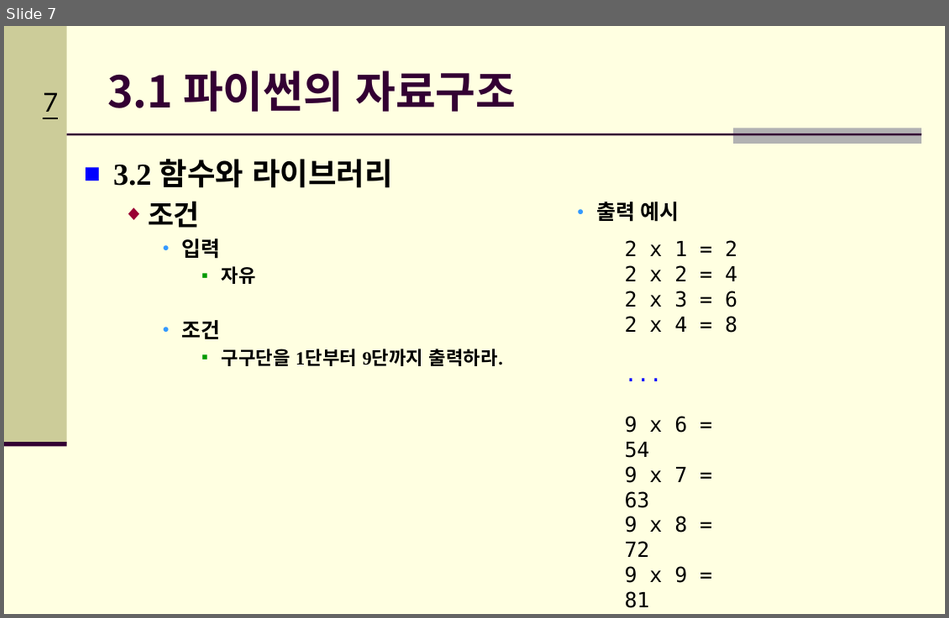
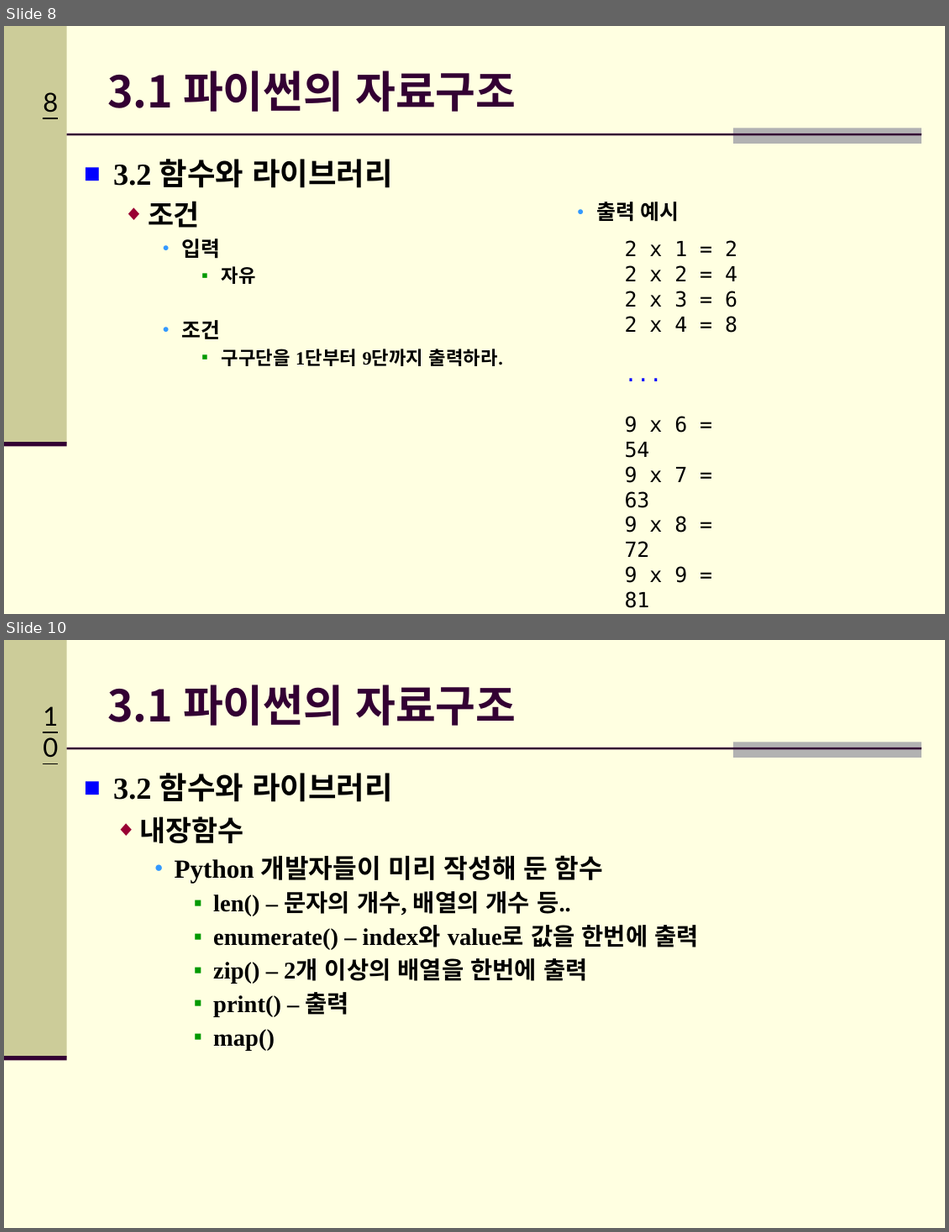
Before and after one commit to Hitbee-dev/OpenCV-Python, a slide deck: 2022-09-20/documents/CH_03_파이썬 기초_실습2.pptx. Shown one above the other, each under a label of ours: slide 7 before the commit, slides 8 and 10 after it; the slides between them are not shown. The pictures are 949x618 and 949x1232 pixels, drawn with LibreOffice and Linux fonts; fonts in the diff are those of the drawing; background and template pictures are left out. Boxes give left, top, right and bottom in pixels: in the first picture for what was removed or moved away, otherwise in the second. Text is boxed around its words. In the diff, an @@ line names an element or a change of style, - is before the commit and + after.

```diff
--- a/2022-09-20/documents/CH_03_파이썬 기초_실습2.pptx
+++ b/2022-09-20/documents/CH_03_파이썬 기초_실습2.pptx
@@ slide 10 added at [4, 640, 945, 1228], background #FFFFE1; not listed: 5 template elements that a slide beside it also shows @@
@@ title added at [107, 685, 516, 726], 33.3 pt, text #330033, bold @@
+3.1 파이썬의 자료구조
@@ text added at [113, 773, 392, 802], 23.3 pt, text #000000, bold @@
+■ 3.2 함수와 라이브러리
@@ text added at [140, 816, 698, 1051], 18.3 pt, text #000000, bold @@
+  ◆ 내장함수
+    ● Python 개발자들이 미리 작성해 둔 함수
+      ▪ len() – 문자의 개수, 배열의 개수 등..
+      ▪ enumerate() – index와 value로 값을 한번에 출력
+      ▪ zip() – 2개 이상의 배열을 한번에 출력
+      ▪ print() – 출력
+      ▪ map()
@@ what was slide 7 is now slide 8 @@
@@ page number at [43, 92, 58, 113]: text changed @@
-7
+8
```
Also in this commit, not shown: 4 slides changed, 1 other slide added, 12 slides removed, 1 other file.
